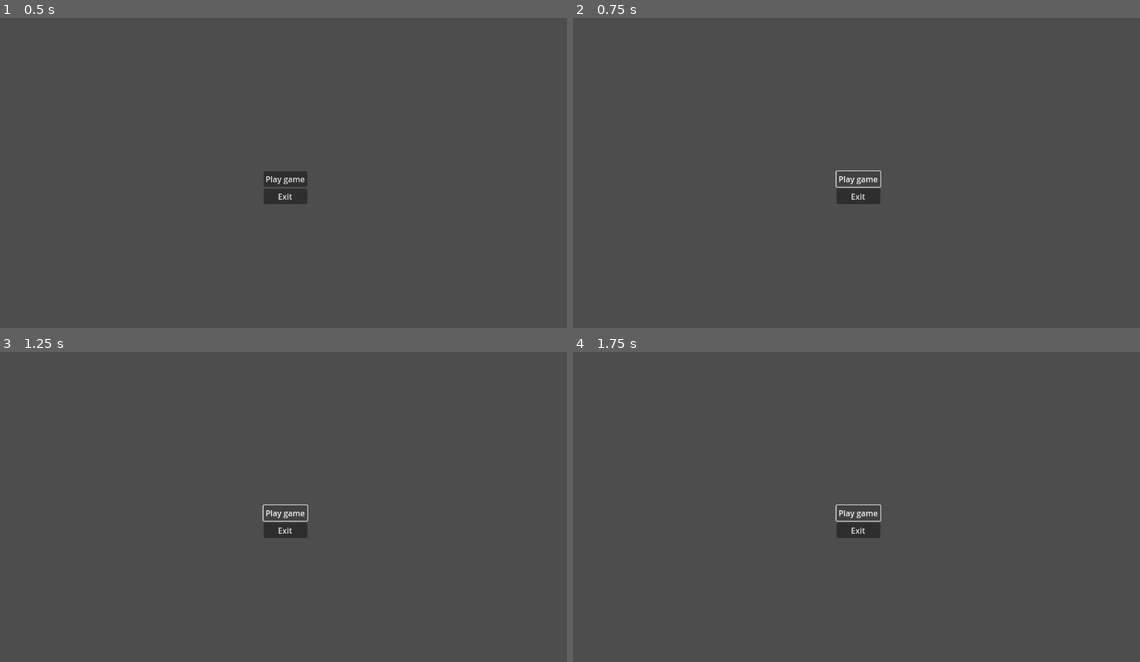
Above: before the commit, frames 1-4 (two rows, left to right).
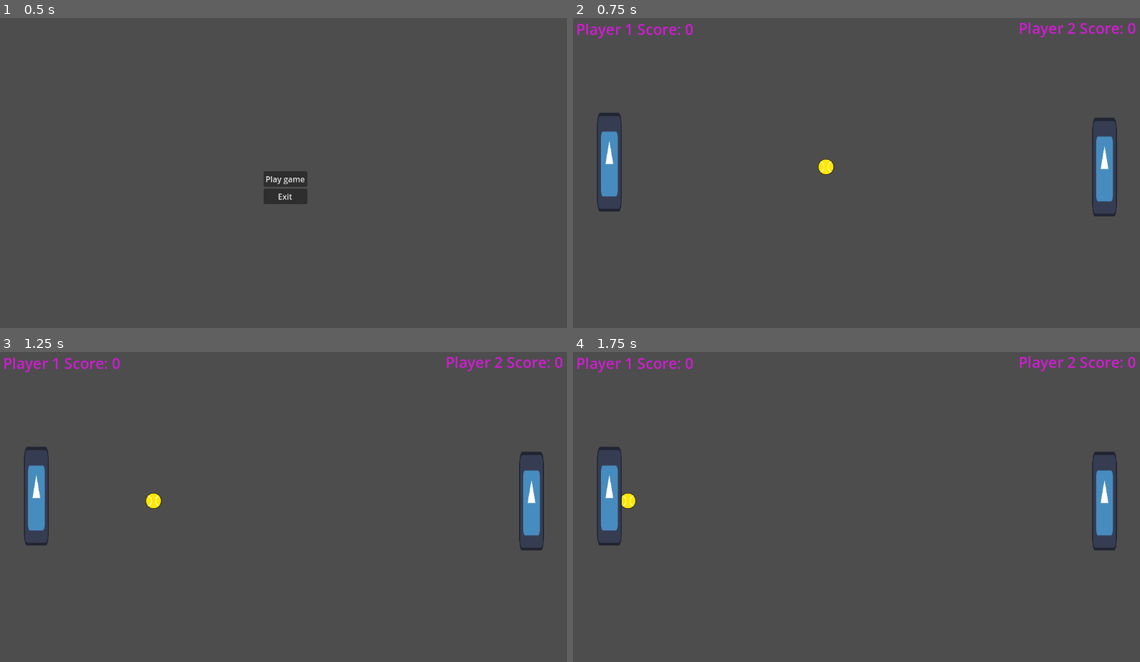
Above: after the commit, the same moments.

Repository: Ejhilton/ping_pong_godot
Game: Godot game, scene res://scenes/main_menu.tscn
The game is run twice, just before and just after one commit, with the same random seed, the same clock (stepped at 60 frames per second) and the same inputs. The engine's default icon, where the game draws it, is replaced by a stand-in: a white triangle on a blue panel in a dark square.
Inputs (mouse positions are in pixels of both pictures, inside the frame that each line leads up to):
- Up to frame 1 (0.5 s): no input
- Up to frame 2 (0.75 s): click "Play game" at 0.5 s
- Up to frame 3 (1.25 s): no input
- Up to frame 4 (1.75 s): click (856, 513) at 1.25 s, where only the run before the commit has a clickable "Play game"

Frame 1 is identical in both runs. In frame 2, 2.9% of the frame differs, in the area x 0-100%, y 1-64%; in frame 3, 2.9%; in frame 4, 2.9%.
Error before the commit: Invalid call. Nonexistent function 'change_scene' in base 'SceneTree'. (res://scripts/main_menu.gd:7)

Commit message:
added main menu

Diff:
--- a/scenes/game.tscn
+++ b/scenes/game.tscn
@@ -1,10 +1,7 @@
-[gd_scene load_steps=3 format=3 uid="uid://mrmgpf18j1bj"]
+[gd_scene load_steps=2 format=3 uid="uid://mrmgpf18j1bj"]
 
-[ext_resource type="PackedScene" uid="uid://cf7tptnopp3vl" path="res://scenes/main_game.tscn" id="1_vysrh"]
 [ext_resource type="PackedScene" uid="uid://bofkfb45kcc4w" path="res://scenes/main_menu.tscn" id="2_4om6n"]
 
 [node name="Game" type="Node2D"]
 
-[node name="main_game" parent="." instance=ExtResource("1_vysrh")]
-
 [node name="main_menu" parent="." instance=ExtResource("2_4om6n")]
--- a/scenes/main_menu.tscn
+++ b/scenes/main_menu.tscn
@@ -26,3 +26,4 @@
 text = "Exit"
 
 [connection signal="pressed" from="VBoxContainer/play_game" to="." method="_on_play_game_pressed"]
+[connection signal="pressed" from="VBoxContainer/exit" to="." method="_on_exit_pressed"]
--- a/scripts/main_menu.gd
+++ b/scripts/main_menu.gd
@@ -1,7 +1,12 @@
 extends Control
 
-
+var scene = preload("res://scenes/main_game.tscn").instantiate()
 
 
 func _on_play_game_pressed():
-	get_tree().change_scene("res://scenes/main_game.tscn")
+	get_tree().root.add_child(scene)
+	get_tree().root.remove_child(self)
+
+
+func _on_exit_pressed():
+	get_tree().quit()
Not shown, added: export_presets.cfg
